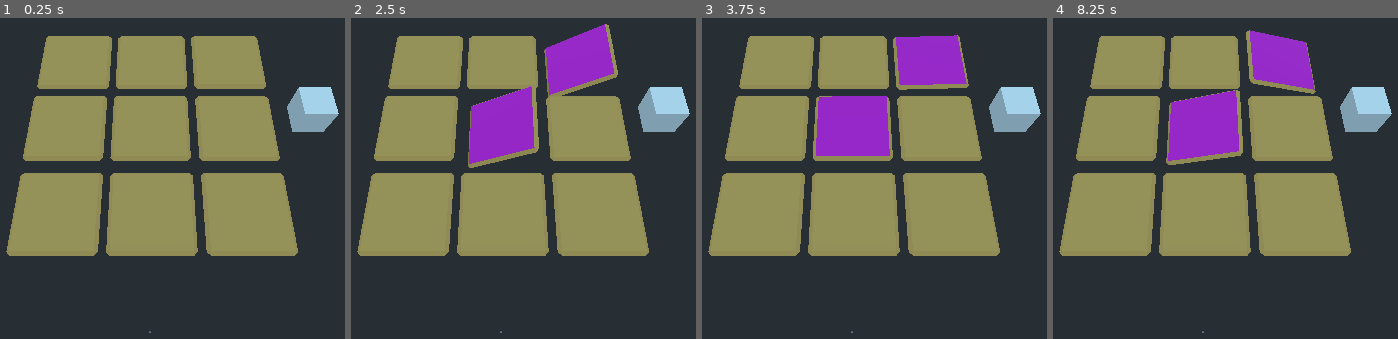
Above: before the commit, frames 1-4 (left to right).
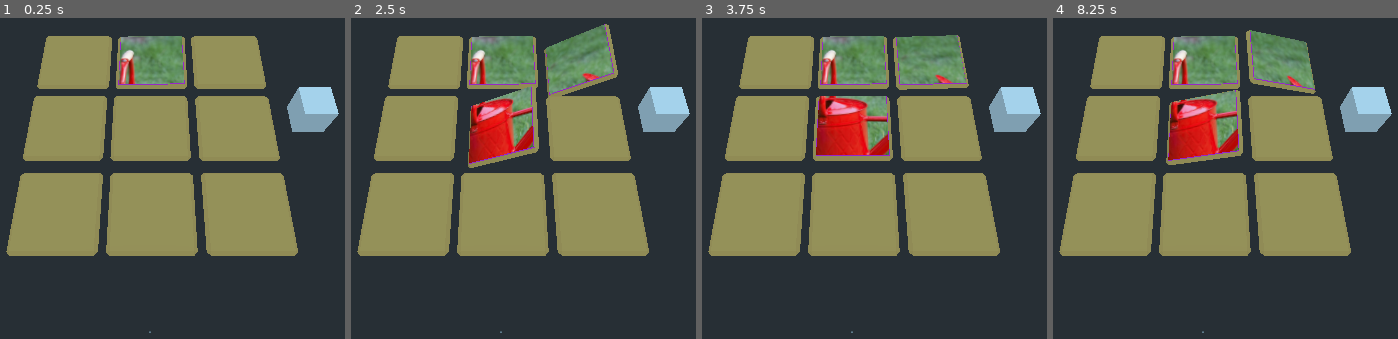
Above: after the commit, the same moments.

Repository: nheeb/OrbinTime
Game: Godot game, scene res://TileFlipPuzzleTest.tscn
Two runs of this game, one before a commit and one after it. Both use one fixed random seed, a clock stepped at 60 frames per second and the inputs below.
Inputs (mouse positions are in pixels of both pictures, inside the frame that each line leads up to):
- Up to frame 1 (0.25 s): no input
- Up to frame 2 (2.5 s): tap Enter at 0.5, 2 s; move the mouse to (675, 146) at 0.52 s; click (675, 146) at 0.67 s; tap Space at 1.25 s; move the mouse to (outside the picture) at 1.27 s; click (outside the picture) at 1.42 s; move the mouse to (582, 66) at 2.02 s; click (582, 66) at 2.17 s
- Up to frame 3 (3.75 s): move the mouse to (812, 265) at 2.77 s; click (812, 265) at 2.92 s; tap Space at 3.5 s; move the mouse to (outside the picture) at 3.52 s; click (outside the picture) at 3.67 s
- Up to frame 4 (8.25 s): tap Enter at 4.25 s; move the mouse to (outside the picture) at 4.27 s; click (outside the picture) at 4.42 s; tap Space at 5 s; move the mouse to (1242, 168) at 5.02 s; click (1242, 168) at 5.17 s; move the mouse to (1084, 53) at 5.77 s; click (1084, 53) at 5.92 s; move the mouse to (1377, 146) at 6.52 s; click (1377, 146) at 6.67 s; move the mouse to (outside the picture) at 7.27 s; click (outside the picture) at 7.42 s; move the mouse to (1284, 66) at 8.02 s; click (1284, 66) at 8.17 s

The runs differ from the first frame. In frame 1, 2.8% of the frame differs, in the area x 33-55%, y 5-23%; in frame 2, 8.8%; in frame 3, 9.3%, in the area x 33-77%, y 5-43%; in frame 4, 8.8%.

Commit message:
image behind tiles

Diff:
--- a/Logic/3x3Board.tscn
+++ b/Logic/3x3Board.tscn
@@ -11,6 +11,7 @@
 
 [node name="Tile12" parent="." instance=ExtResource( 1 )]
 transform = Transform( 1, 8.74228e-08, 8.74228e-08, 8.74228e-08, -1, 7.64274e-15, 8.74228e-08, 0, -1, 0.636588, 2.73587e-10, -1.02796 )
+flipped_in_beginning = true
 
 [node name="Tile13" parent="." instance=ExtResource( 1 )]
 transform = Transform( 1, 8.74228e-08, 8.74228e-08, 8.74228e-08, -1, 7.64274e-15, 8.74228e-08, 0, -1, -0.670086, -1.1396e-07, -1.02796 )
--- a/Logic/Game.gd
+++ b/Logic/Game.gd
@@ -1,5 +1,5 @@
 extends Node
 
 var selected_weight: Weight = null
-var weight_x = 1
-var weight_y = 2
+var weight_x = -1
+var weight_y = -1
--- a/Models/Tile.tscn
+++ b/Models/Tile.tscn
@@ -1,8 +1,9 @@
-[gd_scene load_steps=6 format=2]
+[gd_scene load_steps=7 format=2]
 
 [ext_resource path="res://Meshes/TileImage.material" type="Material" id=1]
 [ext_resource path="res://Meshes/WoodTexture.material" type="Material" id=2]
 [ext_resource path="res://Tile.gd" type="Script" id=3]
+[ext_resource path="res://Sprites/water.jpg" type="Texture" id=4]
 
 [sub_resource type="ArrayMesh" id=1]
 resource_name = "Tile_Plane"
@@ -42,10 +43,17 @@
 transform = Transform( 40, 0, 0, 0, 40, 0, 0, 0, 40, 0, 0, 0 )
 mesh = SubResource( 1 )
 
+[node name="Sprite3D" type="Sprite3D" parent="Mesh"]
+transform = Transform( 0.00540748, 3.4377e-10, -2.6334e-16, -3.18233e-17, 4.78598e-10, -0.000626566, -3.4377e-10, 0.00540748, 1.1593e-09, 0, 0.00158556, -1.38614e-10 )
+texture = ExtResource( 4 )
+hframes = 3
+vframes = 3
+frame = 8
+
 [node name="ClickArea" type="Area" parent="."]
 
 [node name="CollisionShape" type="CollisionShape" parent="ClickArea"]
-transform = Transform( 35.9092, 0, 0, 0, 1, 0, 0, 0, 35.9092, 0.00239487, 0.0492718, 0.013292 )
+transform = Transform( 35.9092, 0, 0, 0, 13.038, -3.77908e-05, 0, -1.0524e-06, 35.9092, 0.00239487, 0.00137211, 0.013292 )
 shape = SubResource( 2 )
 
 [node name="Tween" type="Tween" parent="."]
--- a/Tile.gd
+++ b/Tile.gd
@@ -1,4 +1,6 @@
 extends Spatial
+
+export var flipped_in_beginning: bool = false
 
 onready var is_flipped := false
 export var random_flippiness = 5.5
@@ -15,6 +17,12 @@
 	var coords = name.split('Tile')[1]
 	x = int(coords[0])
 	y = int(coords[1])
+
+	$Mesh/Sprite3D.frame_coords = Vector2(y-1, x-1)
+
+	if flipped_in_beginning:
+		is_flipped = true
+		$Mesh.transform = target_one
 
 
 var target_z = PI
Binary file added: Sprites/water.jpg
Not shown, added: Sprites/water.jpg.import
